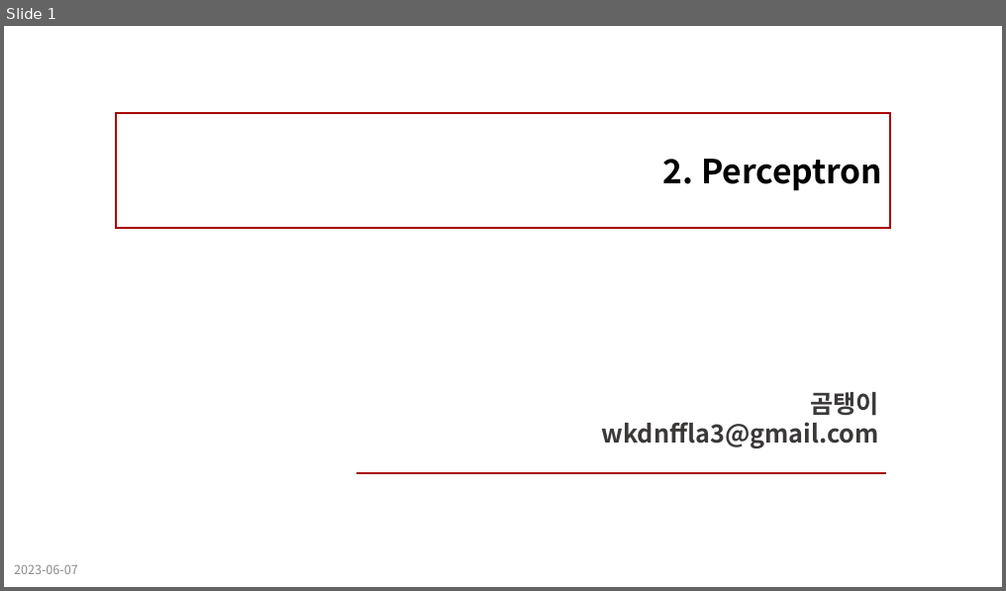
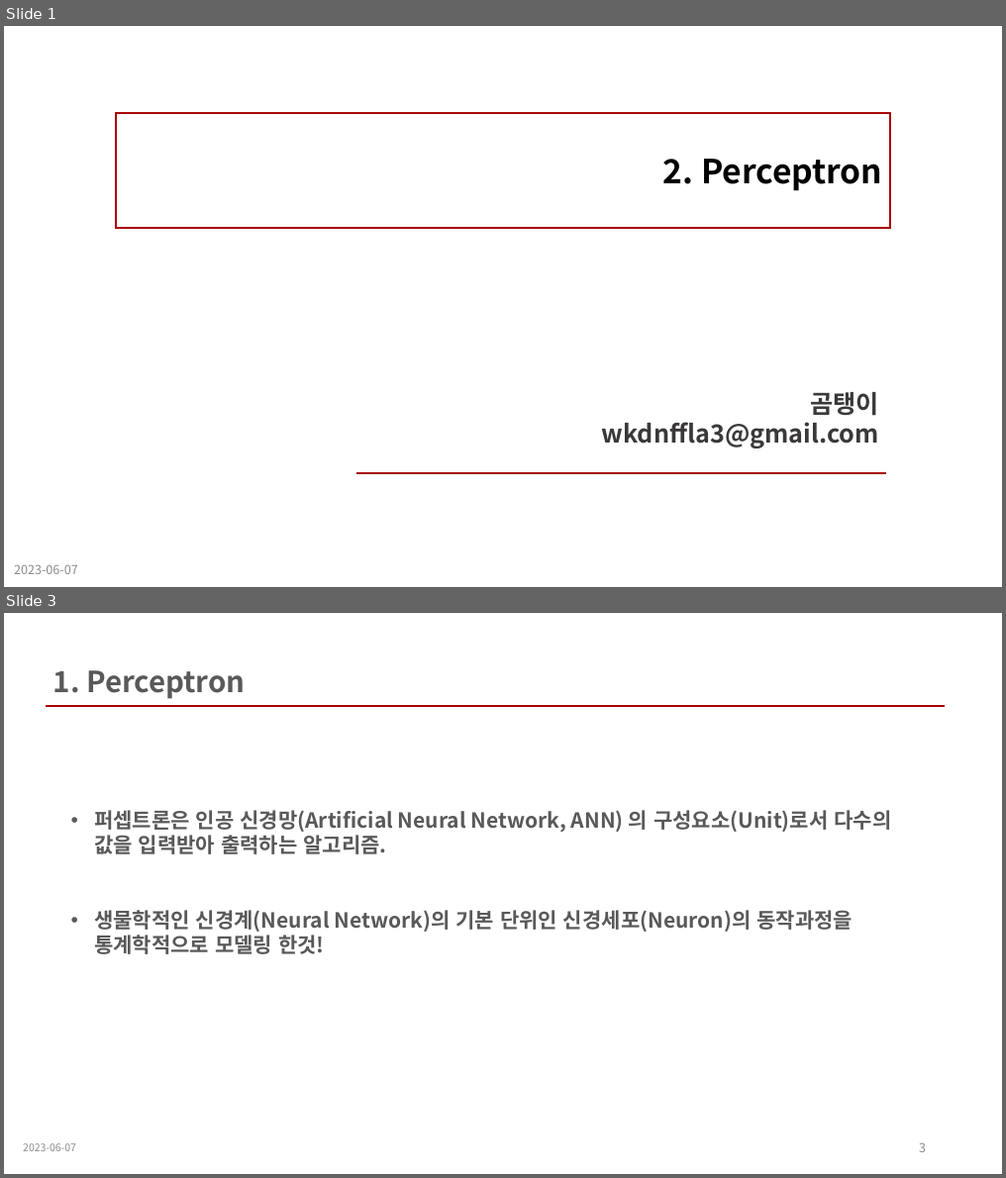
Before and after one commit to wkdnffla3/Dev_doc, a slide deck: deep_learning/DL_ppt/2_perceptron.pptx. Shown one above the other, each under a label of ours: slide 1 before the commit, slides 1 and 3 after it; the slides between them are not shown. The pictures are 1006x591 and 1006x1178 pixels, drawn with LibreOffice and Linux fonts; fonts in the diff are those of the drawing. Boxes give left, top, right and bottom in pixels: in the first picture for what was removed or moved away, otherwise in the second. Text is boxed around its words. In the diff, an @@ line names an element or a change of style, - is before the commit and + after.

Commit message:
lab fix DL_Perceptron_1

```diff
--- a/deep_learning/DL_ppt/2_perceptron.pptx
+++ b/deep_learning/DL_ppt/2_perceptron.pptx
@@ slide 3 added at (4, 613, 1002, 1174), background #FFFFFF @@
@@ text added at (54, 670, 245, 699), 28 pt, text #595959, bold @@
+1. Perceptron
@@ line added from (46, 707) to (945, 707), #A80000 2.25 pt @@
@@ text added at (94, 810, 891, 955), 20 pt, text #595959, bold @@
+• 퍼셉트론은 인공 신경망(Artificial Neural Network, ANN) 의 구성요소(Unit)로서 다수의 값을 입력받아 출력하는 알고리즘.
+• 생물학적인 신경계(Neural Network)의 기본 단위인 신경세포(Neuron)의 동작과정을 통계학적으로 모델링 한것!
@@ text added at (23, 1144, 76, 1152), 10 pt, text #8C8C8C @@
+2023-06-07
@@ page number added at (919, 1144, 926, 1153), 12 pt, text #8C8C8C @@
+3
```
Also in this commit, not shown: 1 slide changed, 6 other slides added, 1 slide removed, 1 other file.
